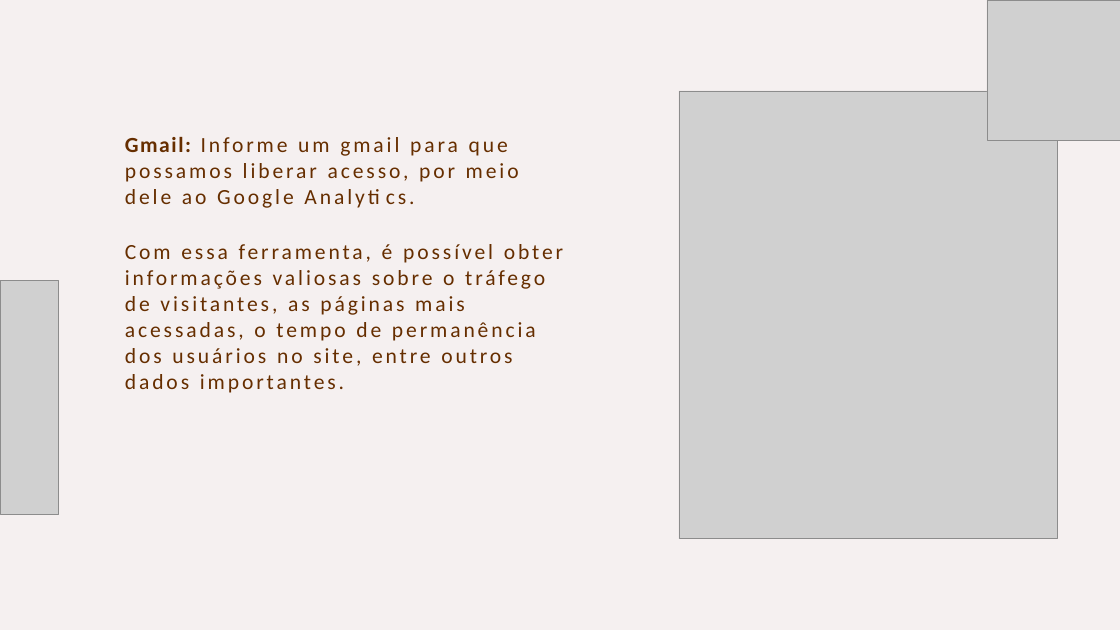
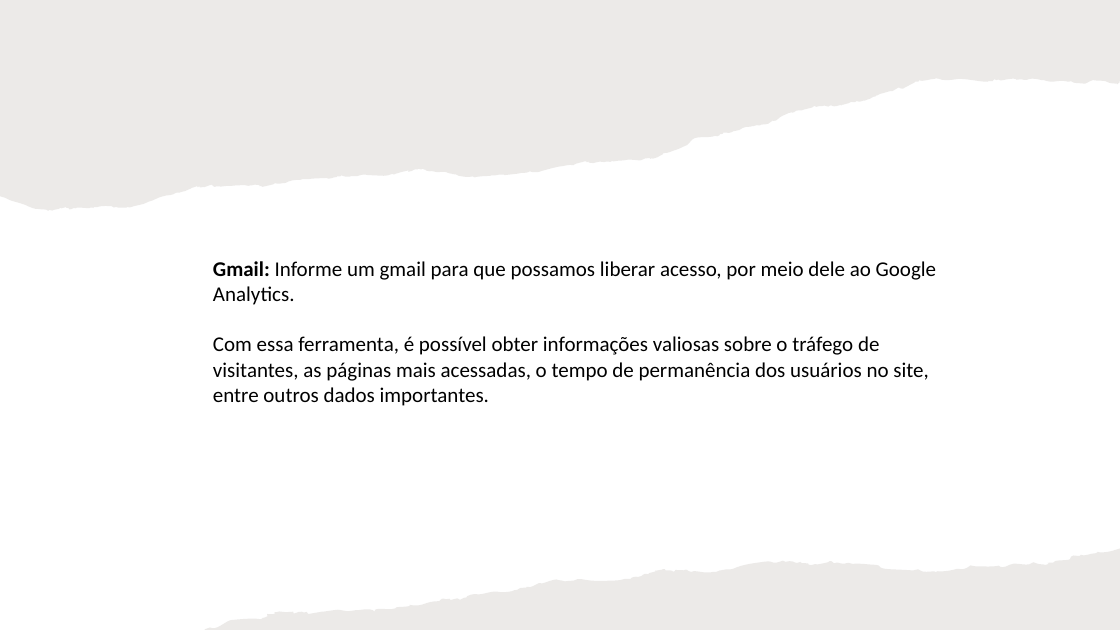
Before and after one commit to slesbel/Design-Studio, a slide deck: slide 14 of lawyer/guia_para_advogados.pptx. Drawn at 1120x630 pixels with LibreOffice and Linux fonts; fonts in the diff are those of the drawing; grey boxes stand for pictures. Boxes give left, top, right and bottom in pixels: in the first picture for what was removed or moved away, otherwise in the second. Text is boxed around its words. In the diff, an @@ line names an element or a change of style, - is before the commit and + after.

```diff
--- a/lawyer/guia_para_advogados.pptx
+++ b/lawyer/guia_para_advogados.pptx
@@ rectangle added at [0,0,1120,630], fill #FFFFFF @@
@@ freeform shape added at [0,0,1120,211], fill #82766A at 15% opacity @@
@@ picture removed at [987,0,1120,141] @@
@@ picture removed at [679,91,1057,539] @@
@@ text "Gmail: Informe um gmail para ...": place and size @@
-text "Gmail: Informe um gmail para ..." at [125,137,563,393]
+text "Gmail: Informe um gmail para ..." at [213,261,936,406]
@@ text "Gmail: Informe um gmail para ..." at [213,261,936,406]: size 18.5 to 18 pt, text colour #662E00 to #000000, letter spacing 2.5 to 0 pt; letter spacing 1.4 to 0 pt in "Gmail:"; less space between paragraphs @@
@@ picture removed at [0,280,59,514] @@
@@ freeform shape added at [204,549,1120,630], fill #82766A at 15% opacity @@
```
Also in this commit, not shown: 14 other slides changed, 3 slides added, 2 other files.
